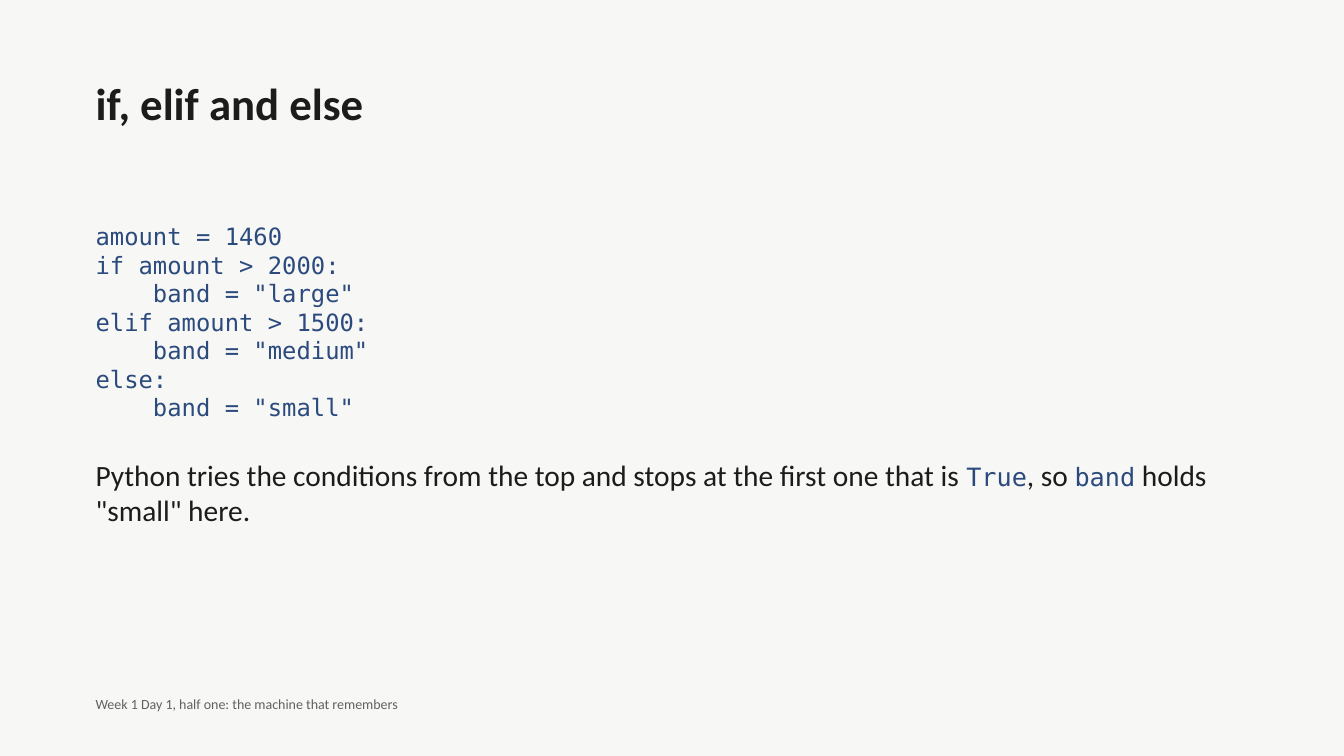
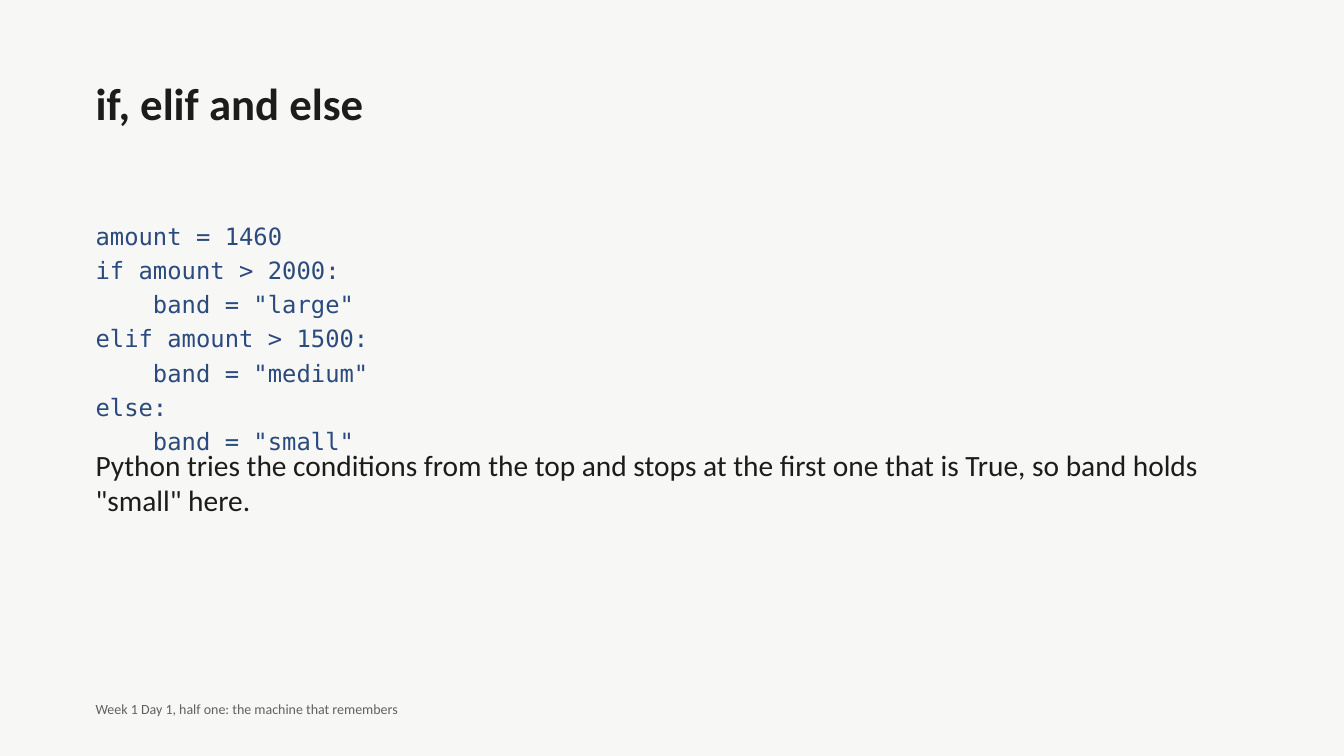
Before and after one commit to fde-academy-lab/c2-content-factory, a slide deck: slide 25 of content/W01/D1/C2_W01_D01_deck_half1_STUDENT.pptx. Drawn at 1344x756 pixels with LibreOffice and Linux fonts; fonts in the diff are those of the drawing. Boxes give left, top, right and bottom in pixels: in the first picture for what was removed or moved away, otherwise in the second. Text is boxed around its words. In the diff, an @@ line names an element or a change of style, - is before the commit and + after.

```diff
--- a/content/W01/D1/C2_W01_D01_deck_half1_STUDENT.pptx
+++ b/content/W01/D1/C2_W01_D01_deck_half1_STUDENT.pptx
@@ text "amount = 1460" at bbox=[96, 227, 369, 456]: more space between paragraphs @@
@@ text at bbox=[96, 465, 1207, 522]: paragraph removed @@
-Python tries the conditions from the top and stops at the first one that is True, so band holds "small" here.
@@ text added at bbox=[96, 455, 1198, 512], 21 pt, text #1C1C1A @@
+Python tries the conditions from the top and stops at the first one that is True, so band holds "small" here.
@@ text "Week 1 Day 1, half ...": place and size @@
-text "Week 1 Day 1, half ..." at bbox=[96, 699, 397, 711]
+text "Week 1 Day 1, half ..." at bbox=[96, 704, 397, 716]
```
Also in this commit, not shown: 30 other slides changed, 7 other files.
